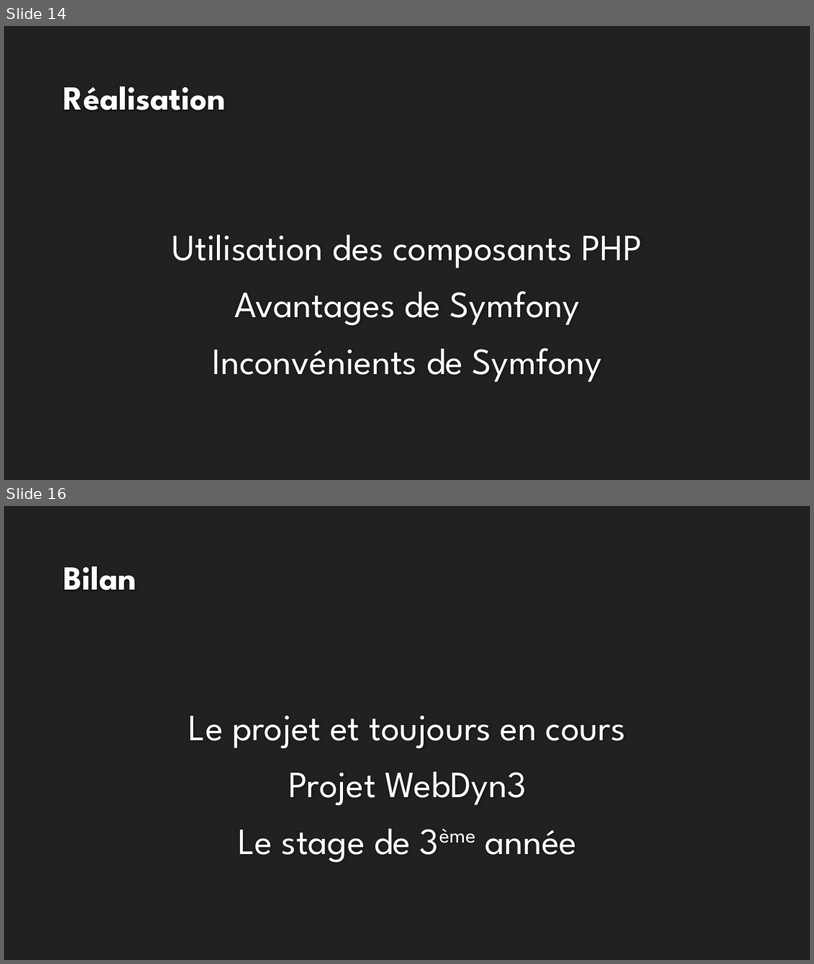
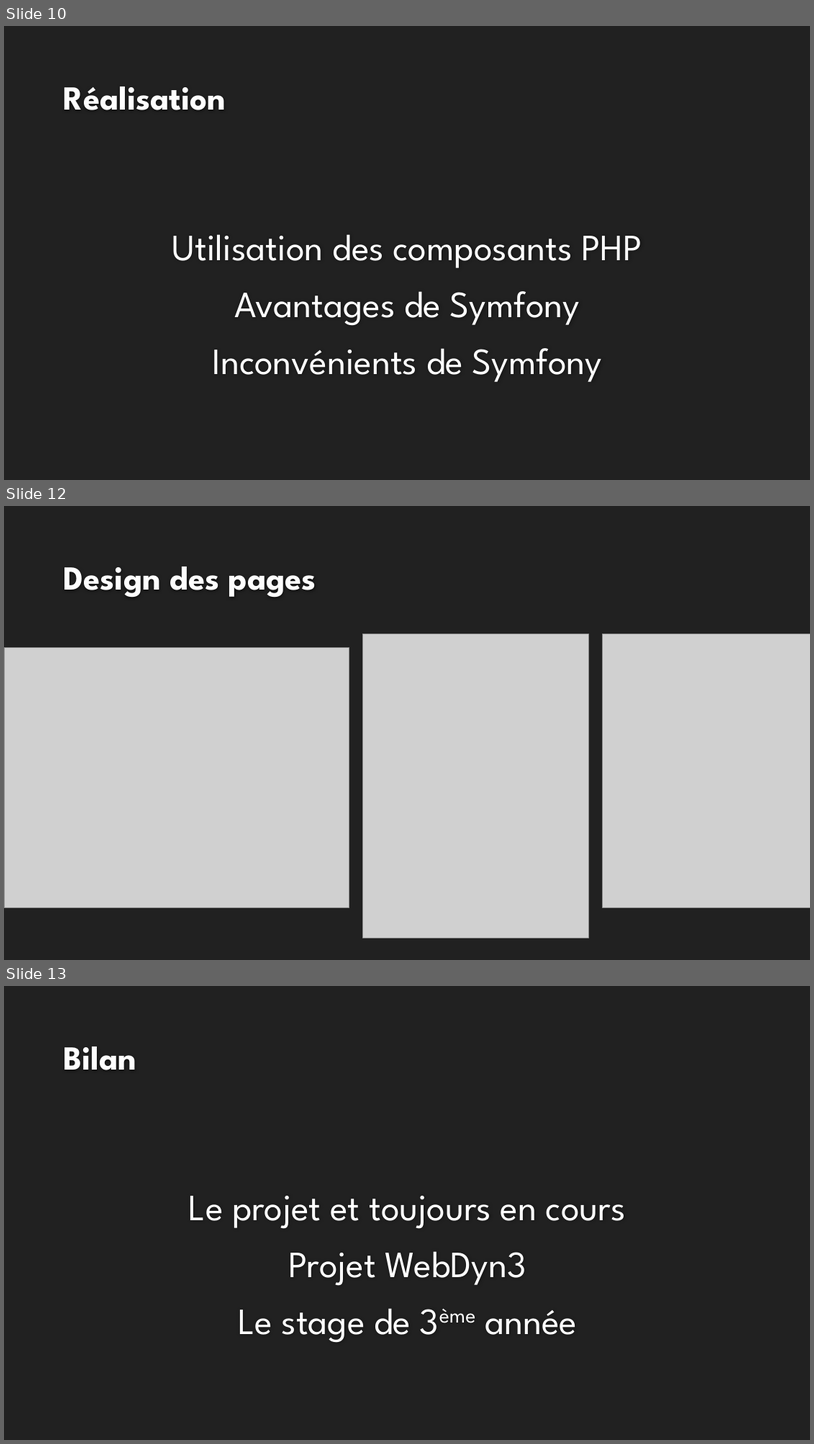
Before and after one commit to Chyzhykal/PFEProject, a slide deck: 01-Documentation/Report/Projet 3ème.pptx. Shown one above the other, each under a label of ours: slides 14 and 16 before the commit, slides 10, 12 and 13 after it; the slides between them are not shown. The pictures are 814x964 and 814x1444 pixels, drawn with LibreOffice and Linux fonts; fonts in the diff are those of the drawing; grey boxes stand for pictures; background and template pictures are left out. Boxes give left, top, right and bottom in pixels: in the first picture for what was removed or moved away, otherwise in the second. Text is boxed around its words. In the diff, an @@ line names an element or a change of style, - is before the commit and + after.

```diff
--- a/01-Documentation/Report/Projet 3ème.pptx
+++ b/01-Documentation/Report/Projet 3ème.pptx
@@ slide 12 added at [4,506,810,960], background #212121 @@
@@ title added at [64,566,316,597], 40 pt, text #FEFEFE, bold @@
+Design des pages
@@ picture added at [363,634,589,937] @@
@@ picture added at [603,634,810,908] @@
@@ picture added at [4,648,350,908] @@
@@ what was slide 14 is now slide 10 @@
@@ what was slide 16 is now slide 13 @@
```
Also in this commit, not shown: 2 slides changed, 4 slides removed, 39 other files.
